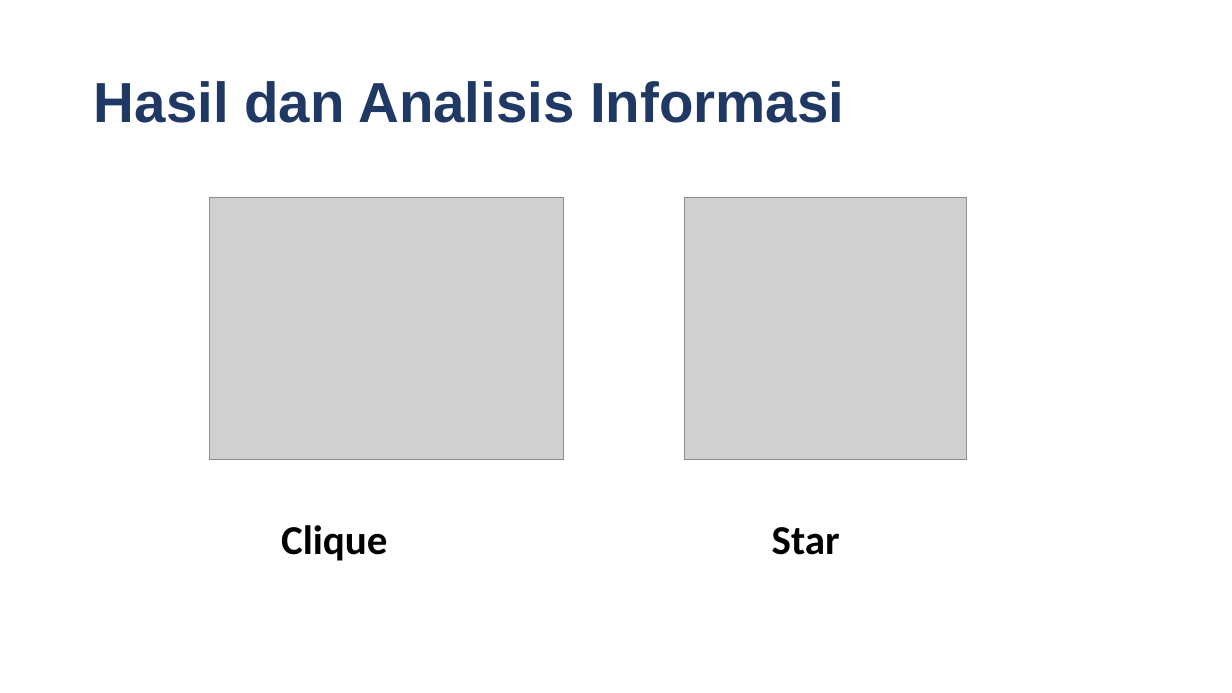
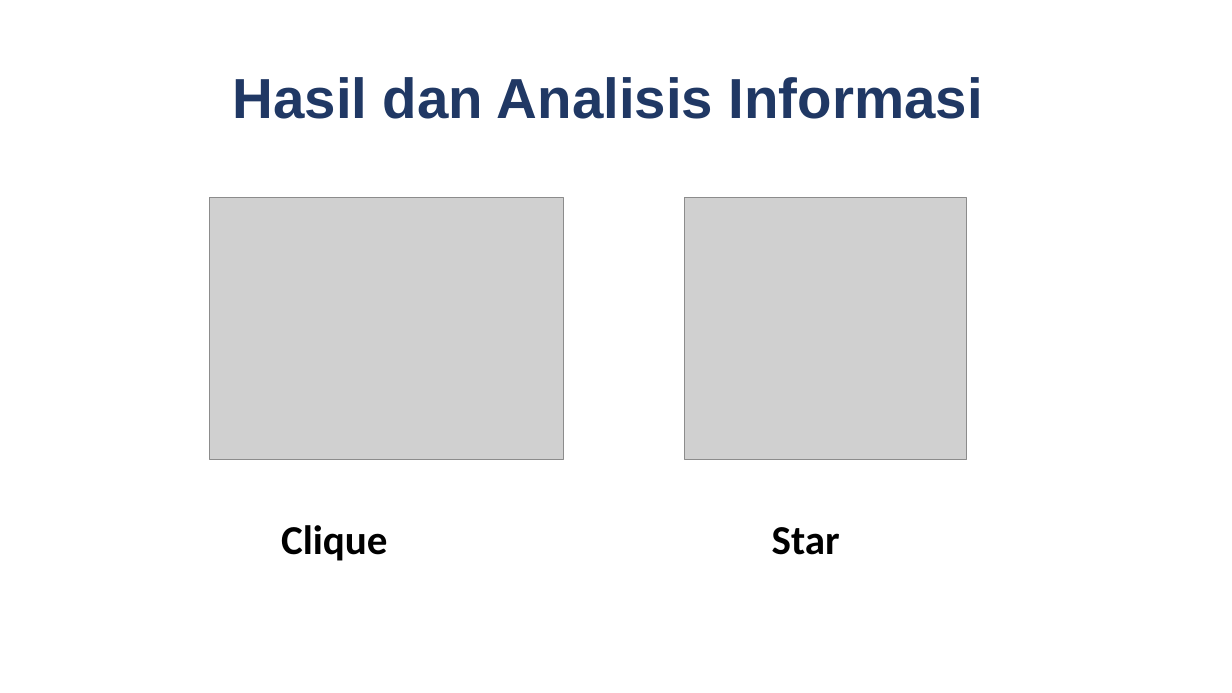
Before and after one commit to satrioadityo/VoG, a slide deck: slide 13 of Presentasi Implementasi VoG.pptx (slide 14 before the commit). Drawn at 1232x693 pixels with LibreOffice and Linux fonts; fonts in the diff are those of the drawing; grey boxes stand for pictures; background and template pictures are left out. Boxes give left, top, right and bottom in pixels: in the first picture for what was removed or moved away, otherwise in the second. Text is boxed around its words. In the diff, an @@ line names an element or a change of style, - is before the commit and + after.

```diff
--- a/Presentasi Implementasi VoG.pptx
+++ b/Presentasi Implementasi VoG.pptx
@@ title "Hasil dan Analisis Informasi" moved from (x1=94, y1=81, x2=844, y2=123) to (x1=233, y1=77, x2=983, y2=119) @@
```
Also in this commit, not shown: 12 other slides changed, 1 slide added, 2 slides removed, 3 other files.
